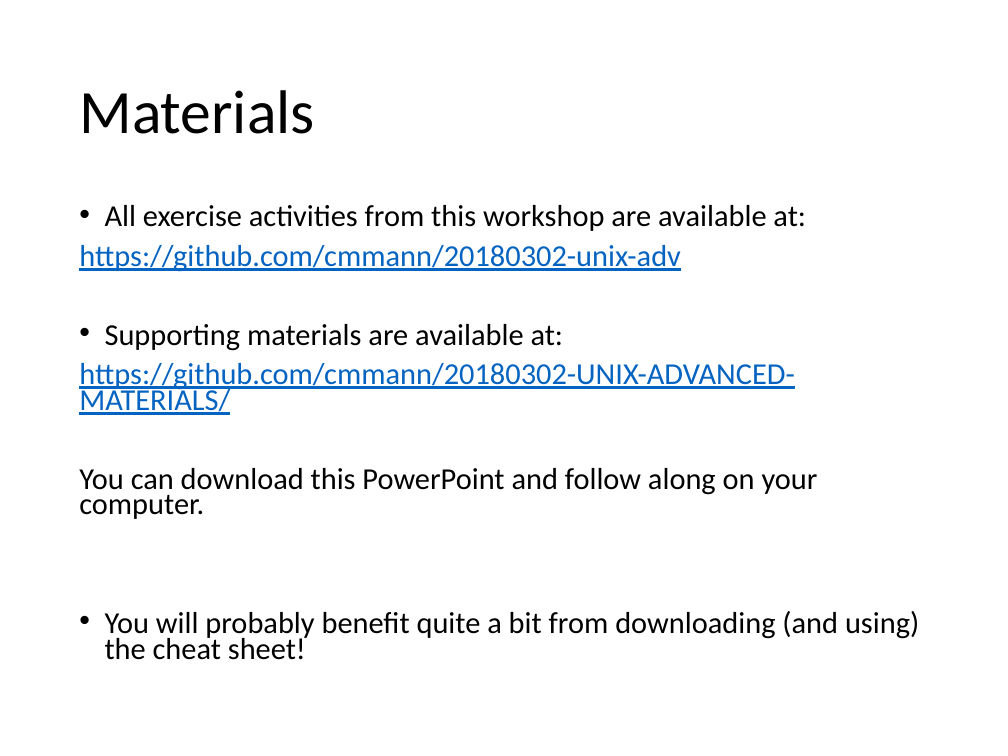
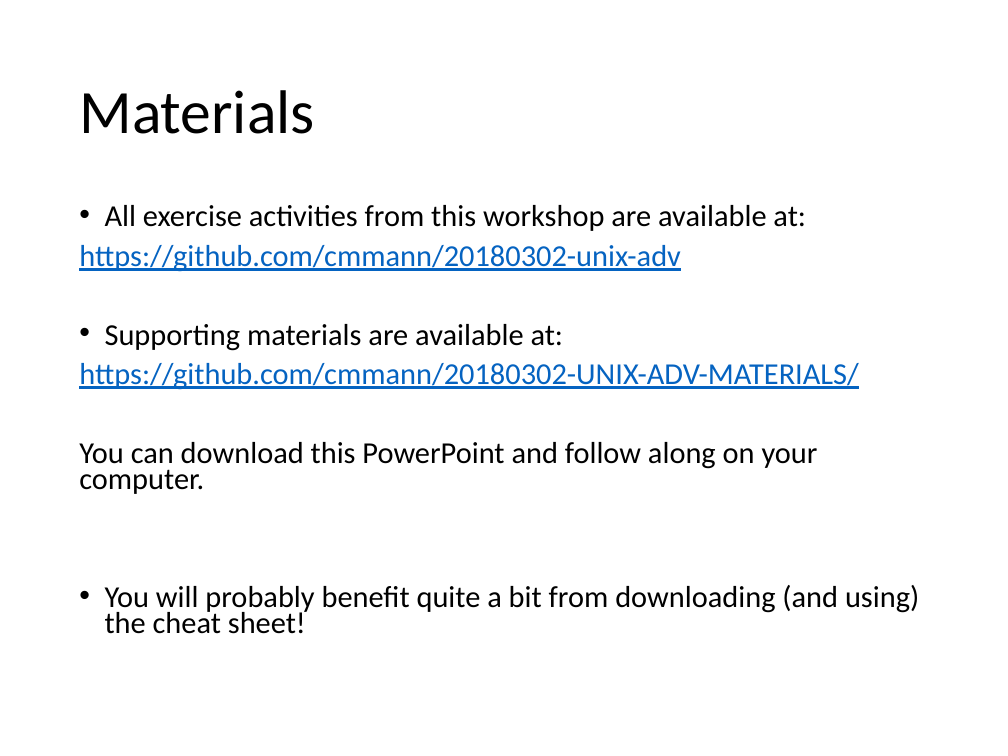
Before and after one commit to cmmann/20180303-UNIX-ADV-MATERIALS, a slide deck: slide 4 of 2018-03-03_Advanced_UNIX_Workshop.pptx. Drawn at 1008x756 pixels with LibreOffice and Linux fonts; fonts in the diff are those of the drawing. Boxes give left, top, right and bottom in pixels: in the first picture for what was removed or moved away, otherwise in the second. Text is boxed around its words. In the diff, an @@ line names an element or a change of style, - is before the commit and + after.

Commit message:
Fixed materials URL

```diff
--- a/2018-03-03_Advanced_UNIX_Workshop.pptx
+++ b/2018-03-03_Advanced_UNIX_Workshop.pptx
@@ text at box(79, 363, 859, 390): text changed @@
-https://github.com/cmmann/20180302-UNIX-ADVANCED-MATERIALS/
+https://github.com/cmmann/20180302-UNIX-ADV-MATERIALS/
```
Also in this commit, not shown: 1 other slide changed, 1 other file.
